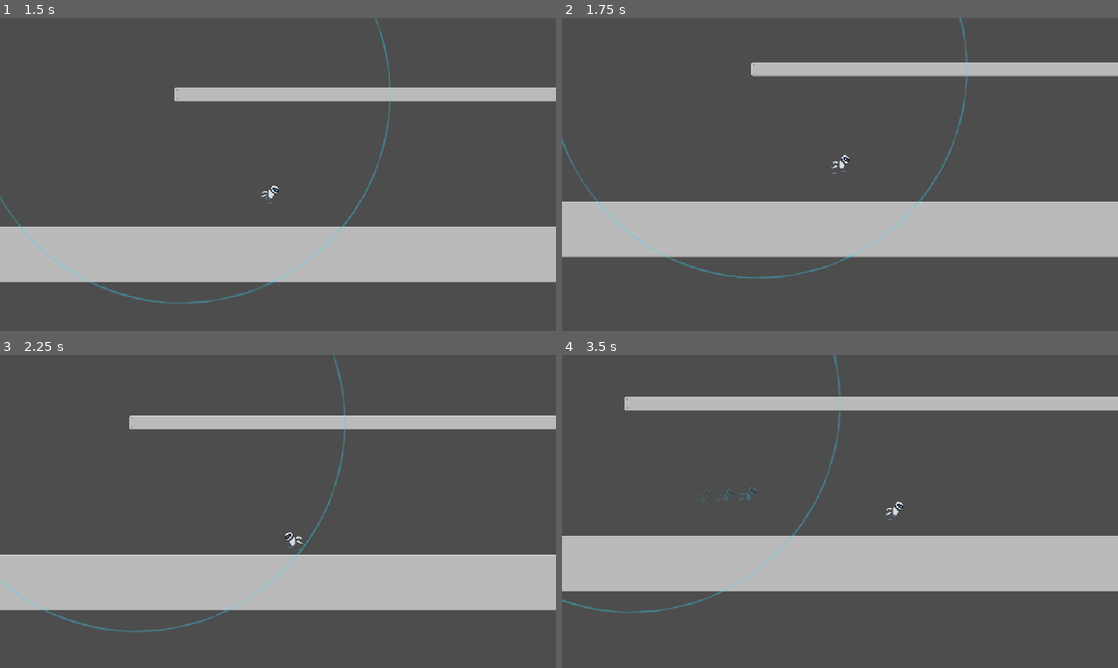
Above: before the commit, frames 1-4 (two rows, left to right).
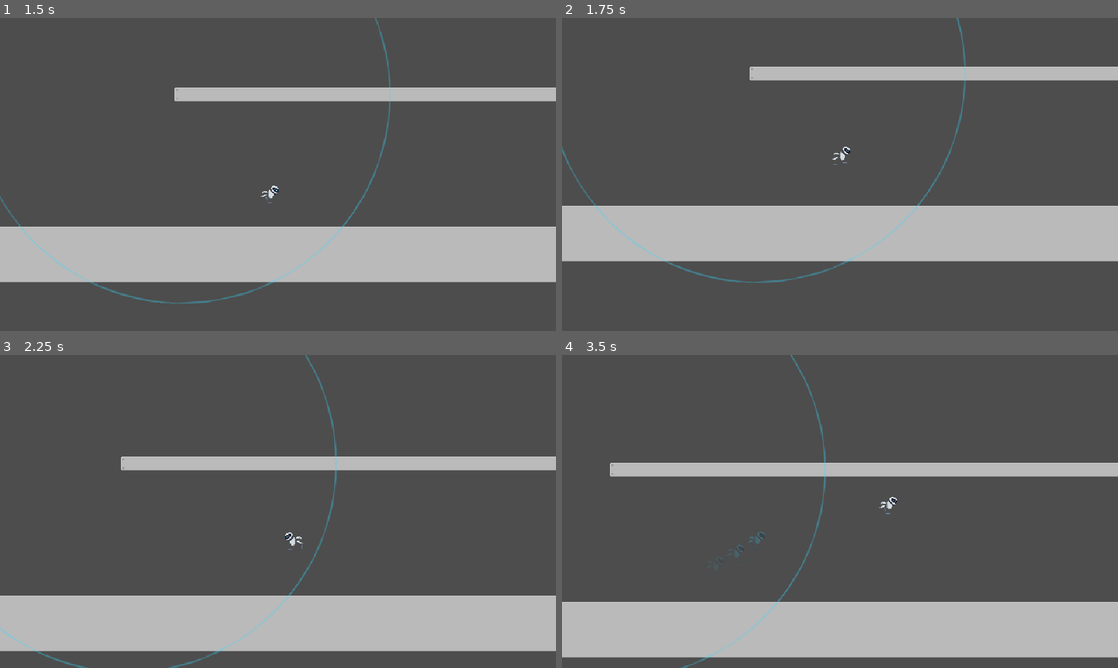
Above: after the commit, the same moments.

Repository: thatoneperson10/platformer-game
Game: Godot game, scene res://scenes/levels/level_01.tscn
Two runs of this game, one before a commit and one after it. Both use one fixed random seed, a clock stepped at 60 frames per second and the inputs below. Before the commit the project has no main scene; this scene is started directly in both runs.
Inputs (mouse positions are in pixels of both pictures, inside the frame that each line leads up to):
- Up to frame 1 (1.5 s): tap Enter at 0.5 s; move the mouse to (400, 158) at 0.52 s; hold C (grapple) 0.53-1.28 s; hold Right (move_right) from 0.53 s (still down); tap X (dash) at 0.6 s; click (400, 158) at 0.67 s; tap Z (jump) at 0.77, 1.07 s; move the mouse to (166, 190) at 1.27 s; tap C (grapple) at 1.35 s
- Up to frame 2 (1.75 s): keep holding Right (move_right); tap Z (jump) at 1.52 s; tap Space (slam) at 1.55 s
- Up to frame 3 (2.25 s): tap Z (jump) at 1.82 s; move the mouse to (333, 442) at 2.02 s; release Right (move_right) at 2.03 s; hold Left (move_left) from 2.03 s (still down); hold Z (jump) from 2.03 s (still down); tap Space (slam) at 2.1 s
- Up to frame 4 (3.5 s): move the mouse to (812, 574) at 2.77 s; release Left (move_left) at 2.78 s; release Z (jump) at 2.78 s; hold Right (move_right) from 2.78 s (still down); tap Z (jump) at 2.85, 3.02, 3.32 s; click (812, 574) at 2.92 s; tap X (dash) at 3.05 s

Frame 1 is identical in both runs. In frame 2, 6.2% of the frame differs, in the area x 0-100%, y 0-85%; in frame 3, 34%; in frame 4, 44%, in the area x 0-100%, y 0-100%.

Commit message:
added grappling buffering and slam bouncing!

Diff:
--- a/project.godot
+++ b/project.godot
@@ -11,6 +11,7 @@
 [application]
 
 config/name="platformer game"
+run/main_scene="uid://besadbafatndd"
 config/features=PackedStringArray("4.7", "GL Compatibility")
 run/max_fps=60
 config/icon="res://icon.svg"
--- a/scenes/player/player.tscn
+++ b/scenes/player/player.tscn
@@ -116,6 +116,7 @@
 
 [node name="SlamComponent" type="Node" parent="." unique_id=1293571385]
 script = ExtResource("7_0owmy")
+slam_speed = 500.0
 
 [node name="GrappleLine" type="Line2D" parent="." unique_id=1879977032]
 points = PackedVector2Array(0, -180)
--- a/scripts/components/grapple_component.gd
+++ b/scripts/components/grapple_component.gd
@@ -6,13 +6,16 @@
 @export var minimum_rope_length: float = 24.0
 @export var maximum_rope_length: float = 320.0
 
+@export_group("Input Buffer")
+@export var grapple_buffer_time: float = 0.2
+
 @export_group("Grapple Catch")
 @export_range(0.0, 1.0, 0.05) var catch_assist: float = 0.85
 @export var catch_speed_multiplier: float = 1.0
 
 @export_group("Rope Visuals")
 @export var rope_sag_strength: float = 0.7
-@export var rope_segments: int = 24
+@export_range(2, 64, 1) var rope_segments: int = 24
 @export var rope_smoothing: float = 12.0
 
 @onready var player: CharacterBody2D = get_parent()
@@ -21,6 +24,7 @@
 var is_grappling: bool = false
 var anchor: Node2D = null
 var rope_length: float = 0.0
+var grapple_buffer_timer: float = 0.0
 var current_sag: float = 0.0
 
 func _ready() -> void:
@@ -28,11 +32,36 @@
 	rope.clear_points()
 
 func update_input() -> void:
+	var delta: float = get_physics_process_delta_time()
+
 	if Input.is_action_just_released("grapple"):
+		grapple_buffer_timer = 0.0
 		detach()
+		return
 
 	if Input.is_action_just_pressed("grapple"):
-		try_grapple()
+		grapple_buffer_timer = maxf(grapple_buffer_time, delta)
+
+	if is_grappling:
+		grapple_buffer_timer = 0.0
+		return
+
+	if not Input.is_action_pressed("grapple"):
+		grapple_buffer_timer = 0.0
+		return
+
+	if grapple_buffer_timer <= 0.0:
+		return
+
+	try_grapple()
+
+	grapple_buffer_timer = maxf(
+		grapple_buffer_timer - delta,
+		0.0
+	)
+
+	if is_grappling:
+		grapple_buffer_timer = 0.0
 
 func try_grapple() -> void:
 	if is_grappling:
@@ -46,7 +75,9 @@
 			continue
 
 		var point: Node2D = candidate
-		var distance: float = player.global_position.distance_to(point.global_position)
+		var distance: float = player.global_position.distance_to(
+			point.global_position
+		)
 
 		if distance > closest_distance:
 			continue
@@ -58,6 +89,7 @@
 		return
 
 	anchor = closest
+
 	rope_length = clampf(
 		closest_distance,
 		minimum_rope_length,
@@ -68,9 +100,13 @@
 	apply_catch_assist()
 
 	rope.visible = true
+	current_sag = 0.0
 	update_rope()
 
 func apply_catch_assist() -> void:
+	if not is_instance_valid(anchor):
+		return
+
 	var offset: Vector2 = player.global_position - anchor.global_position
 
 	if offset.length_squared() < 0.001:
@@ -97,7 +133,10 @@
 		catch_assist
 	)
 
-	var inward_speed: float = minf(player.velocity.dot(radial), 0.0)
+	var inward_speed: float = minf(
+		player.velocity.dot(radial),
+		0.0
+	)
 
 	player.velocity = tangent * assisted_speed
 	player.velocity += radial * inward_speed
@@ -149,7 +188,6 @@
 
 	update_rope(get_physics_process_delta_time())
 
-
 func update_rope(delta: float = 0.016) -> void:
 	if not is_grappling or not is_instance_valid(anchor):
 		return
@@ -159,7 +197,6 @@
 
 	var distance: float = start.distance_to(end)
 	var slack: float = maxf(rope_length - distance, 0.0)
-
 	var target_sag: float = slack * rope_sag_strength
 
 	current_sag = lerpf(
@@ -169,20 +206,17 @@
 	)
 
 	var points: PackedVector2Array = PackedVector2Array()
-
-	for i in range(rope_segments + 1):
-		var t: float = float(i) / float(rope_segments)
-
+	var segment_count: int = maxi(rope_segments, 2)
+
+	for i in range(segment_count + 1):
+		var t: float = float(i) / float(segment_count)
 		var point: Vector2 = start.lerp(end, t)
 
-		var sag: float = sin(t * PI) * current_sag
-
-		point.y += sag
+		point.y += sin(t * PI) * current_sag
 
 		points.append(rope.to_local(point))
 
 	rope.points = points
-
 
 func detach() -> void:
 	is_grappling = false
@@ -194,4 +228,5 @@
 	rope.clear_points()
 
 func reset_grapple() -> void:
+	grapple_buffer_timer = 0.0
 	detach()
--- a/scripts/components/slam_component.gd
+++ b/scripts/components/slam_component.gd
@@ -2,11 +2,12 @@
 extends Node
 
 signal slam_impact(position: Vector2)
+signal slam_bounce(position: Vector2)
 
 @export_group("Slam")
 @export var startup_time: float = 0.06
-@export var slam_speed: float = 300.0
-@export var slam_acceleration: float = 8000.0
+@export var slam_speed: float = 1200.0
+@export var slam_acceleration: float = 5000.0
 @export var max_slam_speed: float = 4000.0
 @export var landing_horizontal_multiplier: float = 1.0
 
@@ -14,12 +15,25 @@
 @export var slam_air_acceleration: float = 450.0
 @export var slam_air_wish_speed: float = 250.0
 
+@export_group("Slam Bounce")
+@export var bounce_enabled: bool = true
+@export var bounce_buffer_time: float = 0.15
+@export var bounce_base_speed: float = 350.0
+@export var bounce_speed_multiplier: float = 0.25
+@export var max_bounce_speed: float = 700.0
+@export var minimum_impact_speed: float = 400.0
+
 @onready var player: CharacterBody2D = get_parent()
+@onready var movement = player.get_node("MovementComponent")
 
 var is_slamming: bool = false
 var is_starting: bool = false
 var can_slam: bool = true
 var startup_timer: float = 0.0
+
+var bounce_timer: float = 0.0
+var bounce_armed: bool = false
+var impact_speed: float = 0.0
 
 func update_slam(delta: float, dash_active: bool) -> void:
 	if player.is_on_floor() and not is_slamming:
@@ -33,6 +47,8 @@
 	if not is_slamming:
 		return
 
+	update_bounce_input(delta)
+
 	if is_starting:
 		startup_timer -= delta
 		player.velocity.y = 0.0
@@ -43,15 +59,36 @@
 		player.velocity.y = minf(
 			maxf(player.velocity.y, slam_speed) + slam_acceleration * delta,
 			max_slam_speed
-	)
+		)
 
 	apply_horizontal_control(delta)
+
+	impact_speed = maxf(player.velocity.y, 0.0)
 
 func start_slam() -> void:
 	is_slamming = true
 	is_starting = true
 	can_slam = false
 	startup_timer = startup_time
+
+	bounce_timer = 0.0
+	bounce_armed = false
+	impact_speed = 0.0
+
+func update_bounce_input(delta: float) -> void:
+	if not bounce_enabled:
+		bounce_armed = false
+		bounce_timer = 0.0
+		return
+
+	if Input.is_action_pressed("jump"):
+		bounce_armed = true
+		bounce_timer = bounce_buffer_time
+	elif bounce_armed:
+		bounce_timer = maxf(bounce_timer - delta, 0.0)
+
+		if bounce_timer <= 0.0:
+			bounce_armed = false
 
 func apply_horizontal_control(delta: float) -> void:
 	var direction: float = Input.get_axis("move_left", "move_right")
@@ -80,14 +117,42 @@
 		finish_slam()
 
 func finish_slam() -> void:
+	var should_bounce: bool = (
+		bounce_enabled
+		and bounce_armed
+		and bounce_timer > 0.0
+		and impact_speed >= minimum_impact_speed
+	)
+
 	is_slamming = false
 	is_starting = false
+	startup_timer = 0.0
 
 	player.velocity.x *= landing_horizontal_multiplier
 	player.velocity.y = 0.0
 
 	slam_impact.emit(player.global_position)
 
+	if should_bounce:
+		perform_bounce()
+
+	bounce_timer = 0.0
+	bounce_armed = false
+	impact_speed = 0.0
+
+func perform_bounce() -> void:
+	var bounce_speed: float = clampf(
+		bounce_base_speed + impact_speed * bounce_speed_multiplier,
+		0.0,
+		max_bounce_speed
+	)
+
+	player.velocity.y = -bounce_speed
+
+	movement.jump_buffer_timer = 0.0
+	movement.coyote_timer = 0.0
+
+	slam_bounce.emit(player.global_position)
 
 func cancel_slam() -> void:
 	if not is_slamming:
@@ -96,3 +161,6 @@
 	is_slamming = false
 	is_starting = false
 	startup_timer = 0.0
+	bounce_timer = 0.0
+	bounce_armed = false
+	impact_speed = 0.0
Not shown, added: export_presets.cfg
